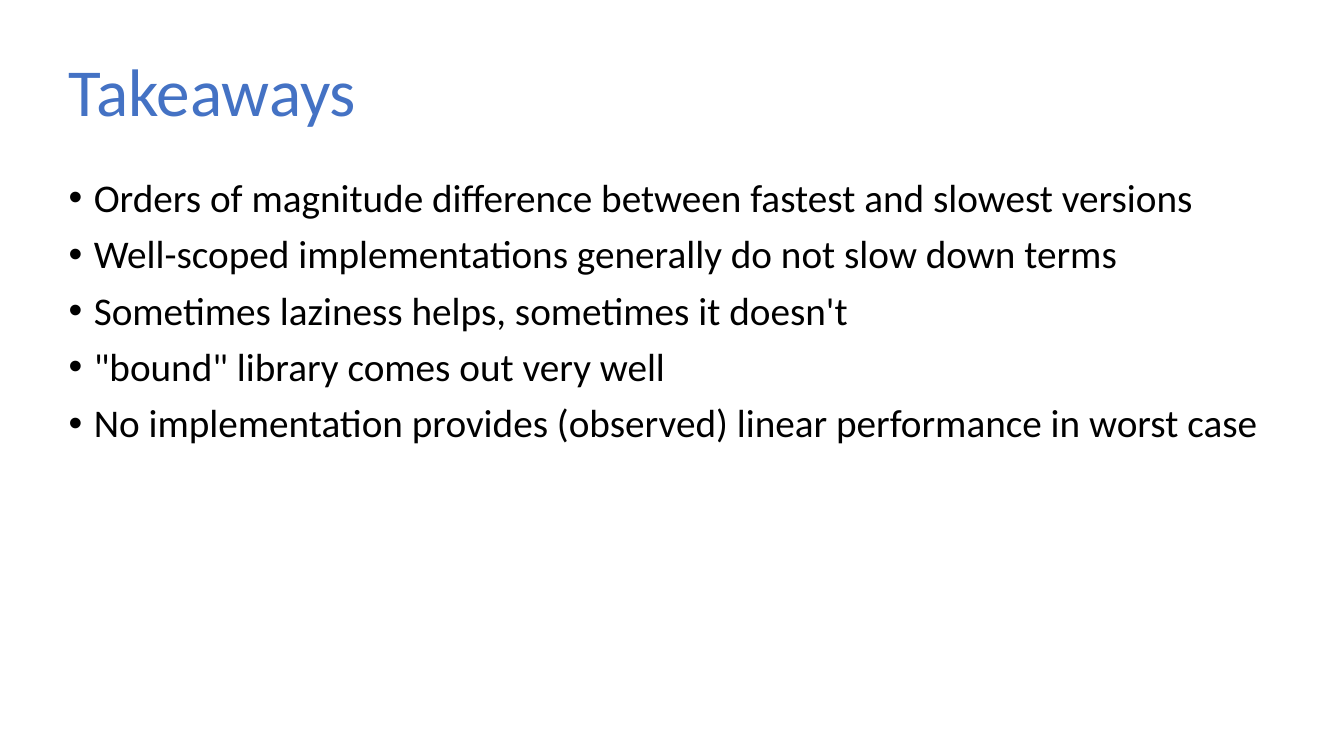
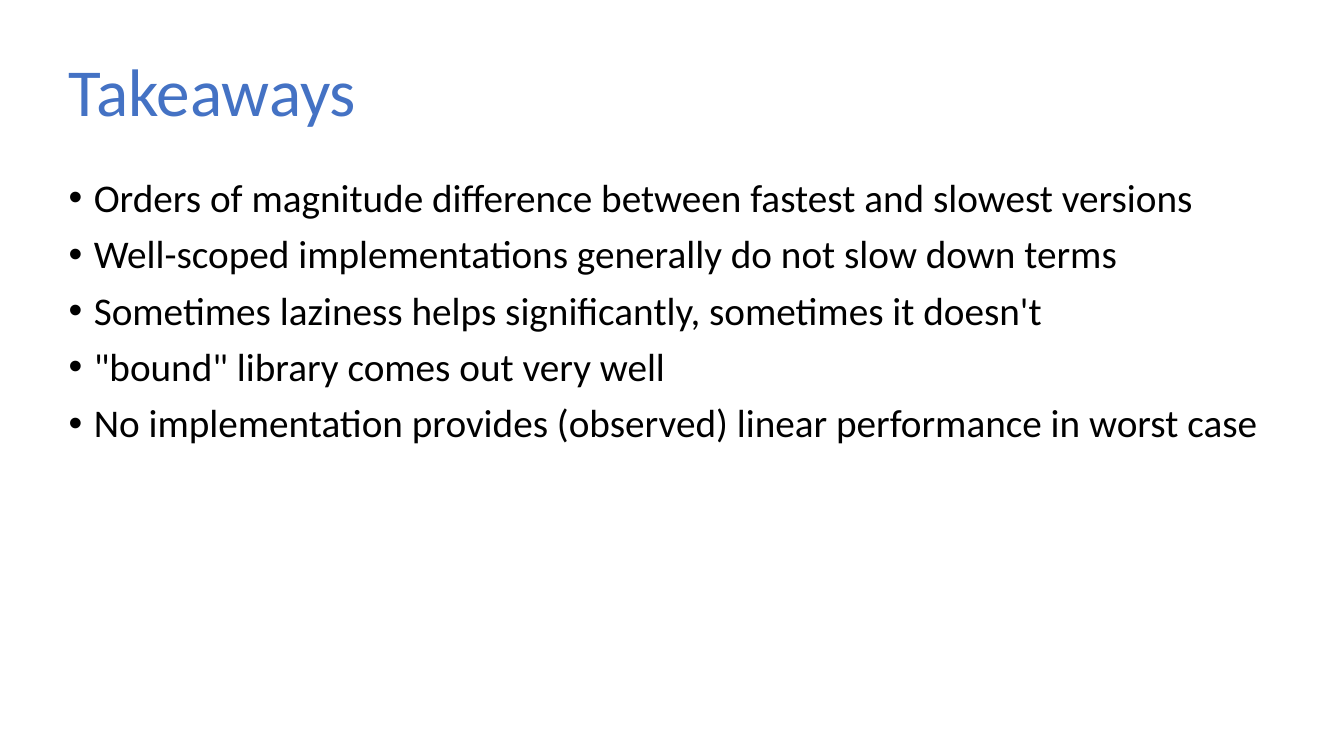
Before and after one commit to sweirich/lambda-n-ways, a slide deck: slide 34 of plclub-2021.pptx (slide 33 before the commit). Drawn at 1344x756 pixels with LibreOffice and Linux fonts; fonts in the diff are those of the drawing. Boxes give left, top, right and bottom in pixels: in the first picture for what was removed or moved away, otherwise in the second. Text is boxed around its words. In the diff, an @@ line names an element or a change of style, - is before the commit and + after.

```diff
--- a/plclub-2021.pptx
+++ b/plclub-2021.pptx
@@ text at <box>94,297,1041,332</box>: text changed @@
-• Sometimes laziness helps, sometimes it doesn't
+• Sometimes laziness helps significantly, sometimes it doesn't
```
Also in this commit, not shown: 14 other slides changed, 1 slide added, 1 other file.
